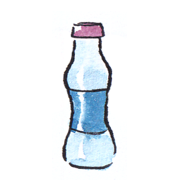
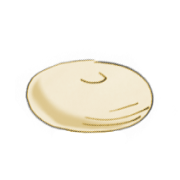
The second (180, 180) image is a revision of the first. Changes to its layers:
added layer "Malebene 1 Zusammengeführt" above "stew" over [left=20, top=11, right=156, bottom=180]
hid "Hintergrund", painted on it over [left=22, top=11, right=150, bottom=180]
